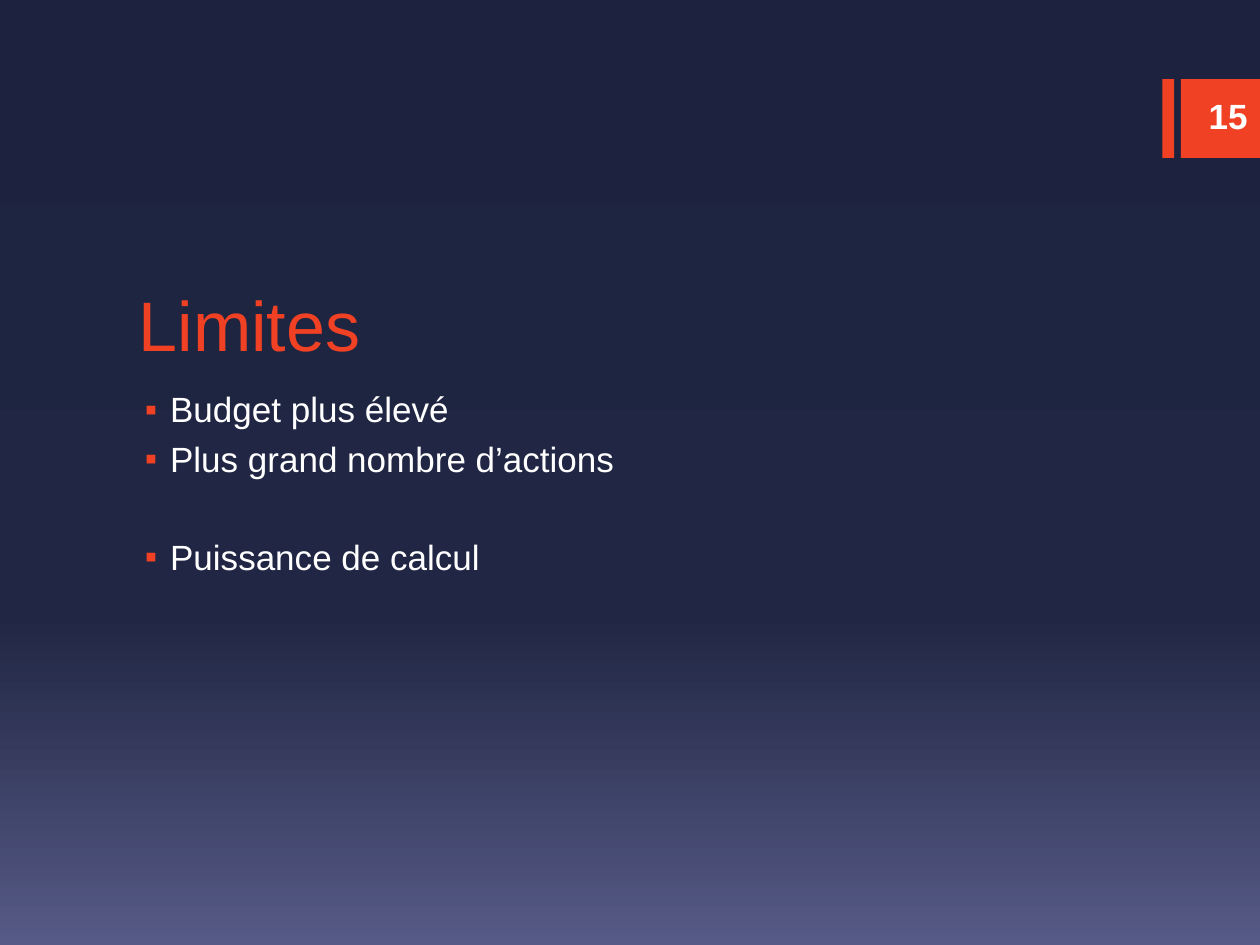
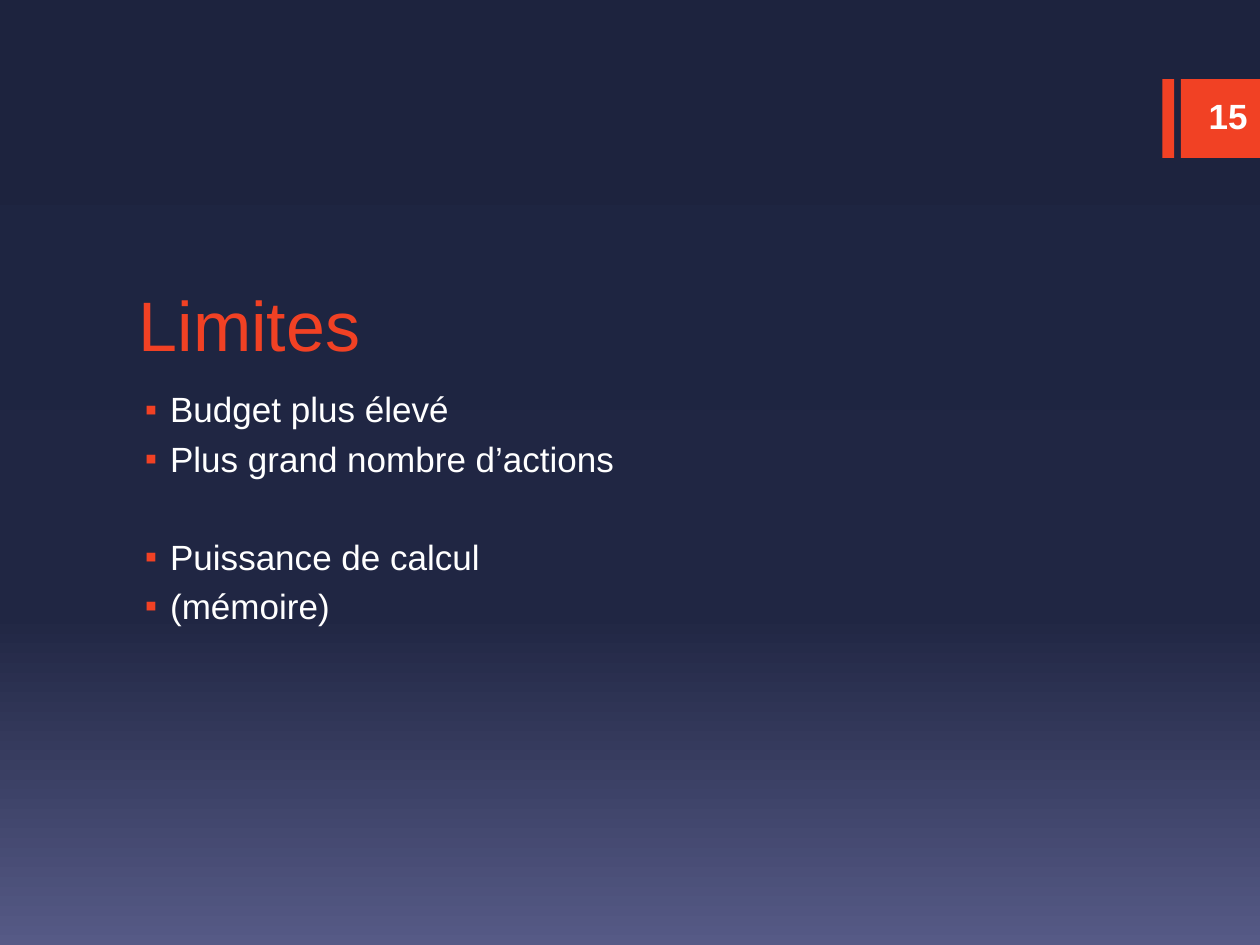
Before and after one commit to Emericdefay/OCR_P7, a slide deck: slide 15 of Diaporama/diaporama.pptx. Drawn at 1260x945 pixels with LibreOffice and Linux fonts; fonts in the diff are those of the drawing. Boxes give left, top, right and bottom in pixels: in the first picture for what was removed or moved away, otherwise in the second. Text is boxed around its words. In the diff, an @@ line names an element or a change of style, - is before the commit and + after.

```diff
--- a/Diaporama/diaporama.pptx
+++ b/Diaporama/diaporama.pptx
@@ text at (170,593,330,625): paragraph added @@
+▪ (mémoire)
```
Also in this commit, not shown: 2 other slides changed.
